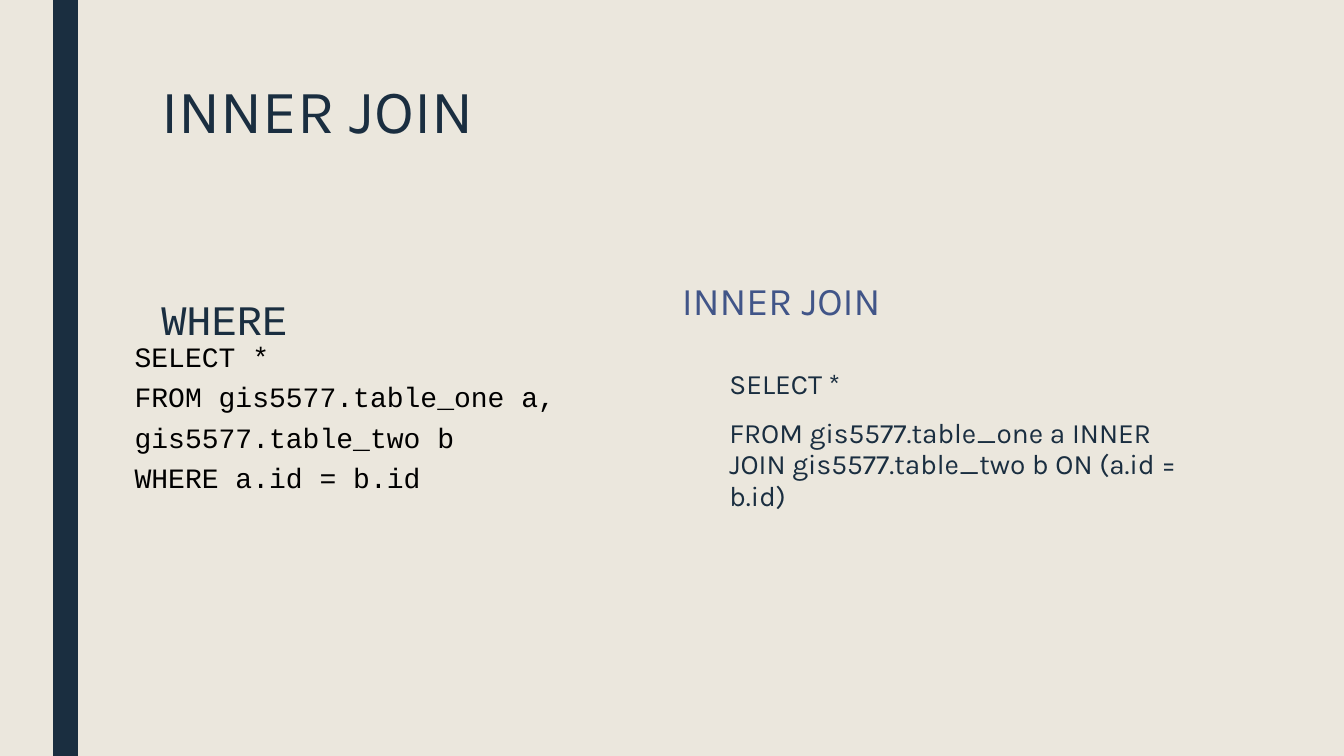
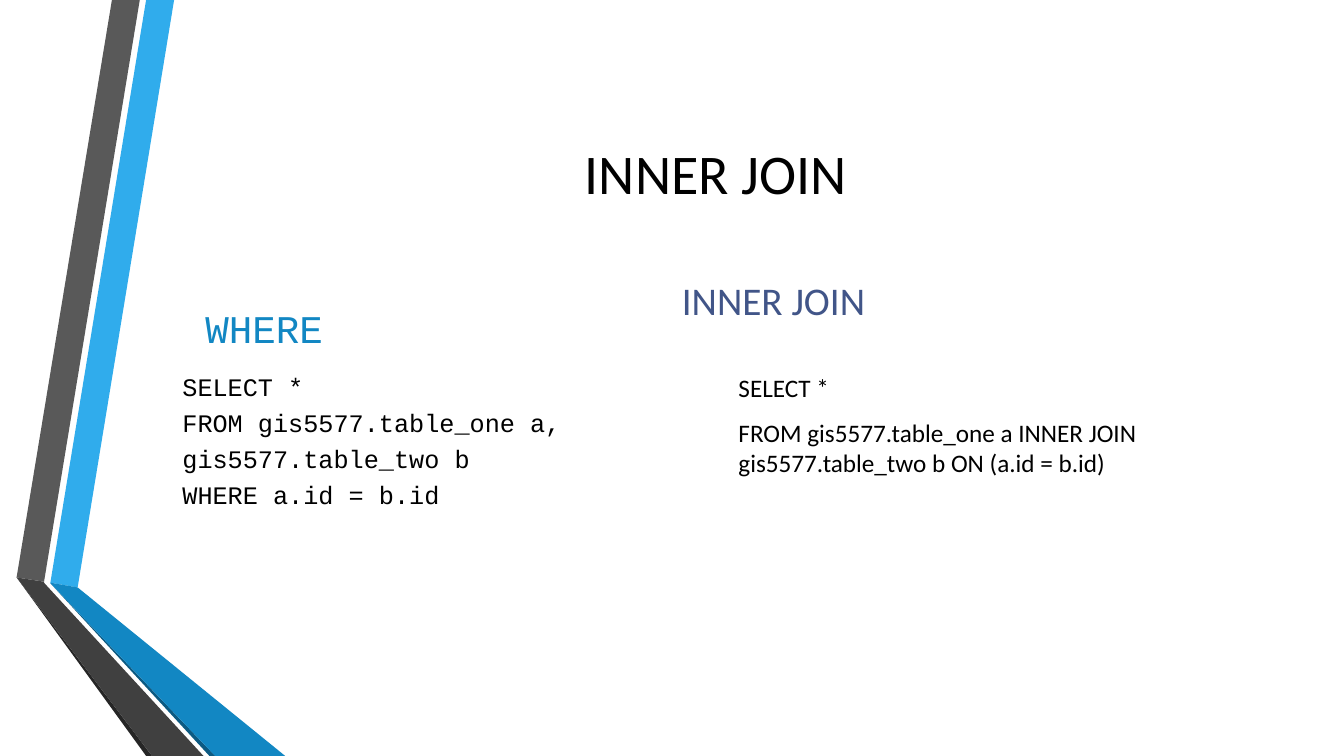
Before and after one commit to MGIS-UMN/GIS5577_week4, a slide deck: slide 23 of Advanced_DB_queries.odp. Drawn at 1344x756 pixels with LibreOffice and Linux fonts; fonts in the diff are those of the drawing; background and template pictures are left out. Boxes give left, top, right and bottom in pixels: in the first picture for what was removed or moved away, otherwise in the second. Text is boxed around its words. In the diff, an @@ line names an element or a change of style, - is before the commit and + after.

```diff
--- a/Advanced_DB_queries.odp
+++ b/Advanced_DB_queries.odp
@@ background #EBE7DD to picture (left out) @@
@@ freeform shape removed at box(52, 0, 78, 756) @@
@@ title "INNER JOIN": place and size @@
-title "INNER JOIN" at box(161, 93, 474, 134)
+title "INNER JOIN" at box(585, 157, 847, 195)
@@ title "INNER JOIN" at box(585, 157, 847, 195): size 44 to 40 pt, font Karla to Calibri, text colour #1A2E40 to #000000; alignment left to centre; line spacing 0.89 to 1; vertical alignment top to middle @@
@@ text "INNER JOIN" at box(682, 289, 866, 316): font Karla to Calibri @@
@@ text "WHERE": place and size @@
-text "WHERE" at box(161, 307, 287, 347)
+text "WHERE" at box(205, 317, 322, 343)
@@ text "WHERE" at box(205, 317, 322, 343): size 30 to 28 pt, text colour #1A2E40 to #1287C3; line spacing 0.84 to 1; more space between paragraphs @@
@@ text "SELECT *": place and size @@
-text "SELECT *" at box(135, 348, 555, 489)
+text "SELECT *" at box(182, 379, 560, 505)
@@ text "SELECT *" at box(182, 379, 560, 505): size 20 to 18 pt @@
@@ text "SELECT *": place and size @@
-text "SELECT *" at box(729, 376, 1154, 509)
+text "SELECT *" at box(738, 380, 1136, 477)
@@ text "SELECT *" at box(738, 380, 1136, 477): size 20 to 18 pt, font Karla to Calibri, text colour #1A2E40 to #000000; line spacing 0.94 to 1; less space between paragraphs @@
@@ group added at box(16, 0, 285, 756): 6 freeform shapes @@
```
Also in this commit, not shown: 32 other slides changed.
